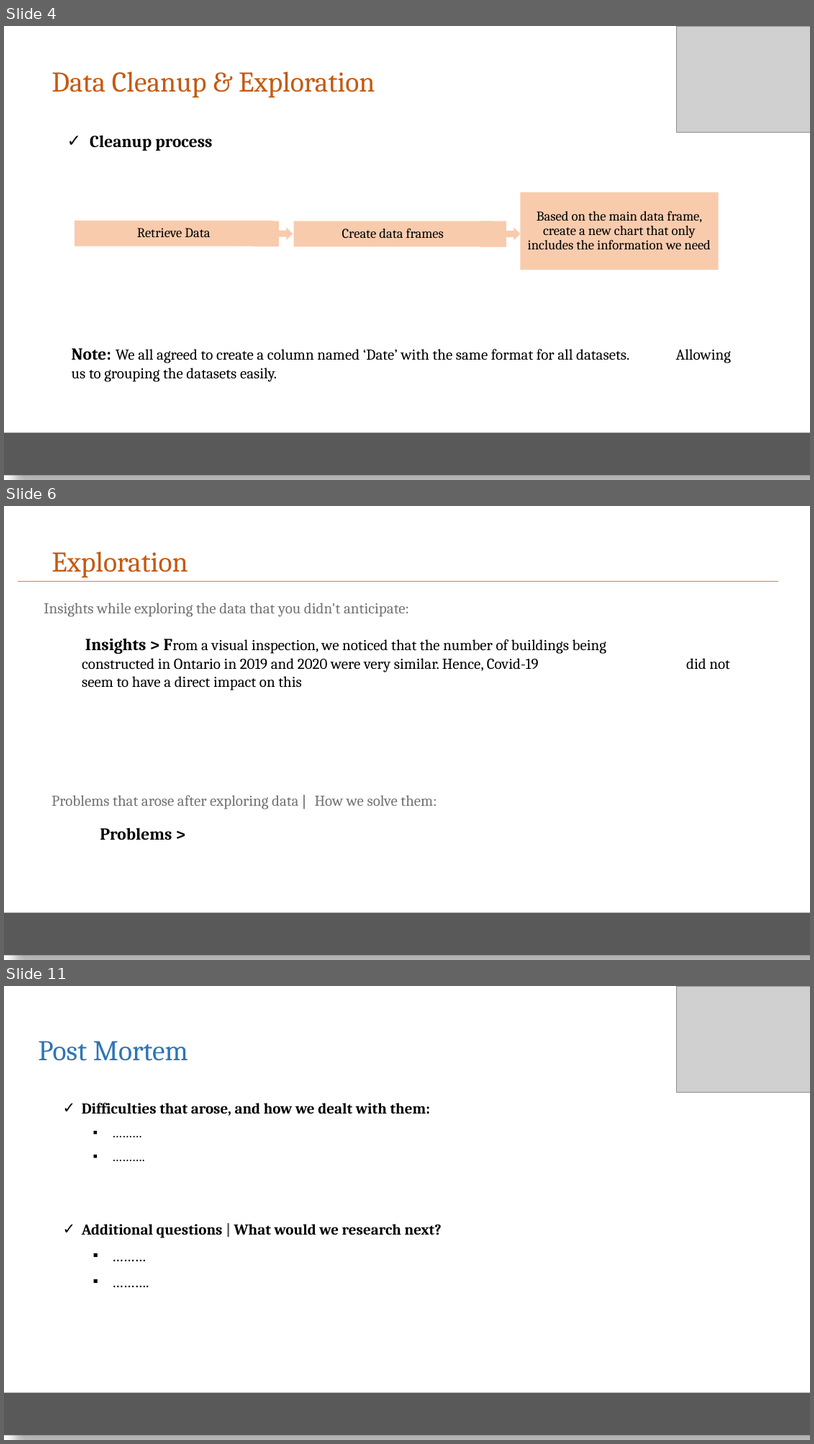
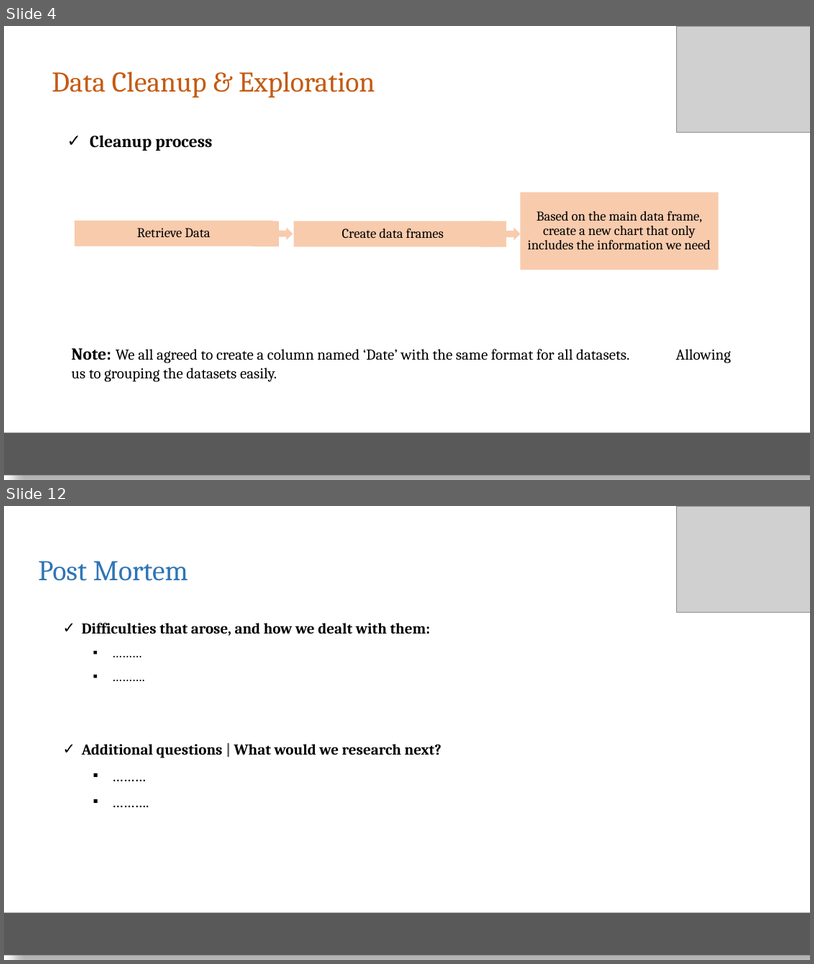
Before and after one commit to elubanska/GTA_real_estate_market, a slide deck: Presentation_proj_1/Real Estate Mkt.pptx. Shown one above the other, each under a label of ours: slides 4, 6 and 11 before the commit, slides 4 and 12 after it; the slides between them are not shown. The pictures are 814x1444 and 814x964 pixels, drawn with LibreOffice and Linux fonts; fonts in the diff are those of the drawing; grey boxes stand for pictures. Boxes give left, top, right and bottom in pixels: in the first picture for what was removed or moved away, otherwise in the second. Text is boxed around its words. In the diff, an @@ line names an element or a change of style, - is before the commit and + after.

```diff
--- a/Presentation_proj_1/Real Estate Mkt.pptx
+++ b/Presentation_proj_1/Real Estate Mkt.pptx
@@ slide 6 removed at bbox=[4, 506, 810, 960], background #FFFFFF @@
@@ text removed at bbox=[52, 551, 188, 578] @@
-Exploration
@@ line removed from (18, 581) to (779, 581) @@
@@ text removed at bbox=[44, 602, 409, 617] @@
-Insights while exploring the data that you didn't anticipate:
@@ text removed at bbox=[82, 638, 607, 690] @@
-Insights > From a visual inspection, we noticed that the number of buildings being constructed in Ontario in 2019 and 2020 were very similar. Hence, Covid-19 did not seem to have a direct impact on this
@@ text removed at bbox=[52, 795, 437, 809] @@
-Problems that arose after exploring data | How we solve them:
@@ text removed at bbox=[100, 827, 172, 839] @@
-Problems >
@@ rectangle removed at bbox=[4, 913, 810, 955] @@
@@ what was slide 11 is now slide 12 @@
```
Also in this commit, not shown: 2 slides changed, 6 slides added, 5 other slides removed, 2 other files.
